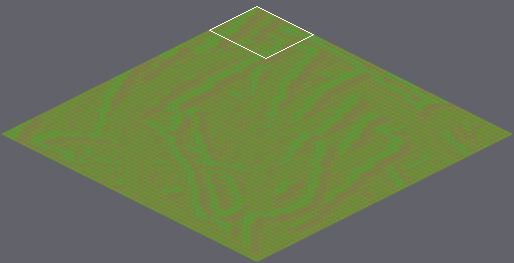
Tiled map (JSON): public/assets/map/map.json. Above: a wide view before the commit, with the close-up outlined.
Close-up. Before the commit:
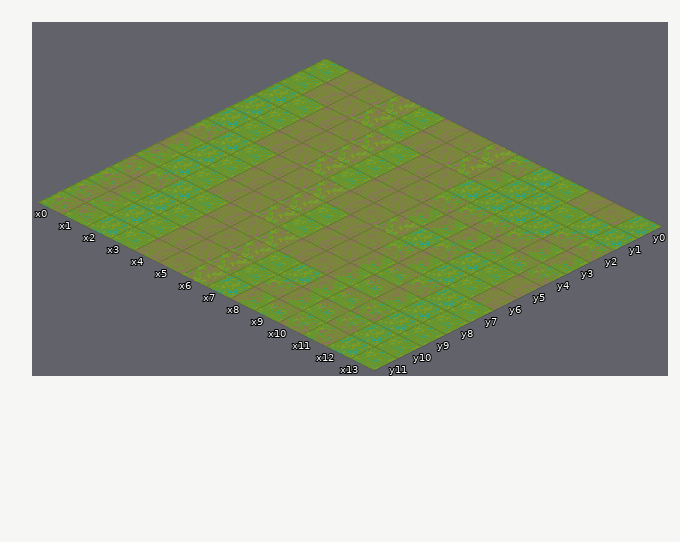
Cells are 64x32 px. Isometric: x runs down to the right, y down to the left. Shown: x 0..13, y 0..11.
After the commit:
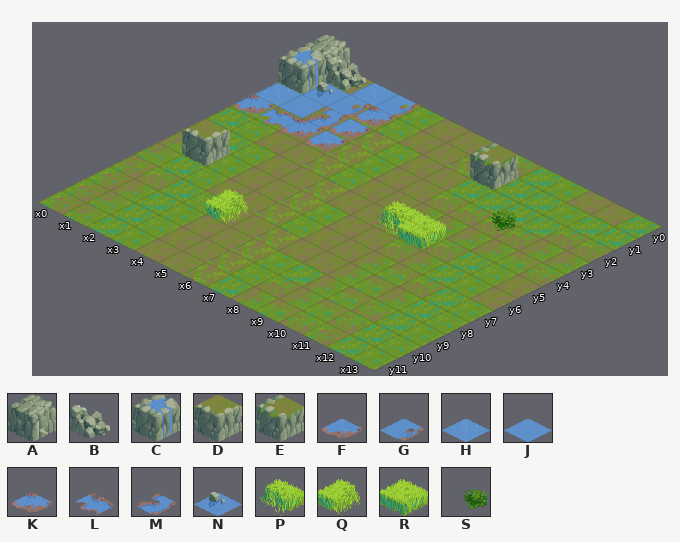
Key: from "outside": A 54, B 56, C 60, D 71, E 74, F 80, G 82, H 84, J 85, K 90, L 91, M 92, N 100, P 111, Q 112, R 114, S 120.
_ is an empty cell.
Tiles of an added or newly shown layer are drawn over the layers below it.
Difference:
Layer "OnGround" (added):
The author put tile P in row 5 at x 8.
The author put tile Q in row 8 at x 4.
The author put tile R in row 5 at x 9.
The author put tile S in row 3 at x 10.
Layer "Collides":
The author put tile A in row 0 at x 0.
The author put tile B in row 0 at x 1.
The author put tile C in row 1 at x 0.
The author put tile D in row 6 at x 1.
The author put tile E in row 1 at x 8.
The author put tile F in rows 2 to 3 at x 3.
The author put tile G in row 0 at x 3; in row 1 at x 2.
The author put tile H in row 0 at x 2; in row 2 at x 0.
The author put tile J in row 2 at x 1.
The author put tile K in row 1 at x 3; in row 3 at x 0 and 2.
The author put tile L in row 3 at x 1.
The author put tile M in row 2 at x 2.
The author put tile N in row 1 at x 1.
Boxes around the changes in both close-ups, in picture pixels (x1, y1, x2, y2):
added: (182, 35, 419, 166)
added: (470, 143, 518, 231)
added: (206, 189, 252, 226)
added: (374, 201, 446, 250)
